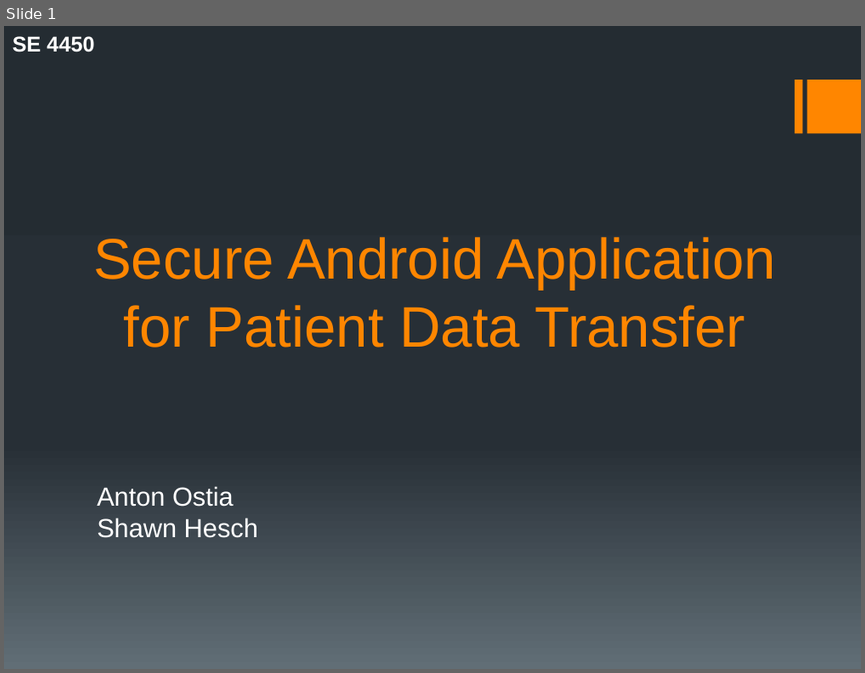
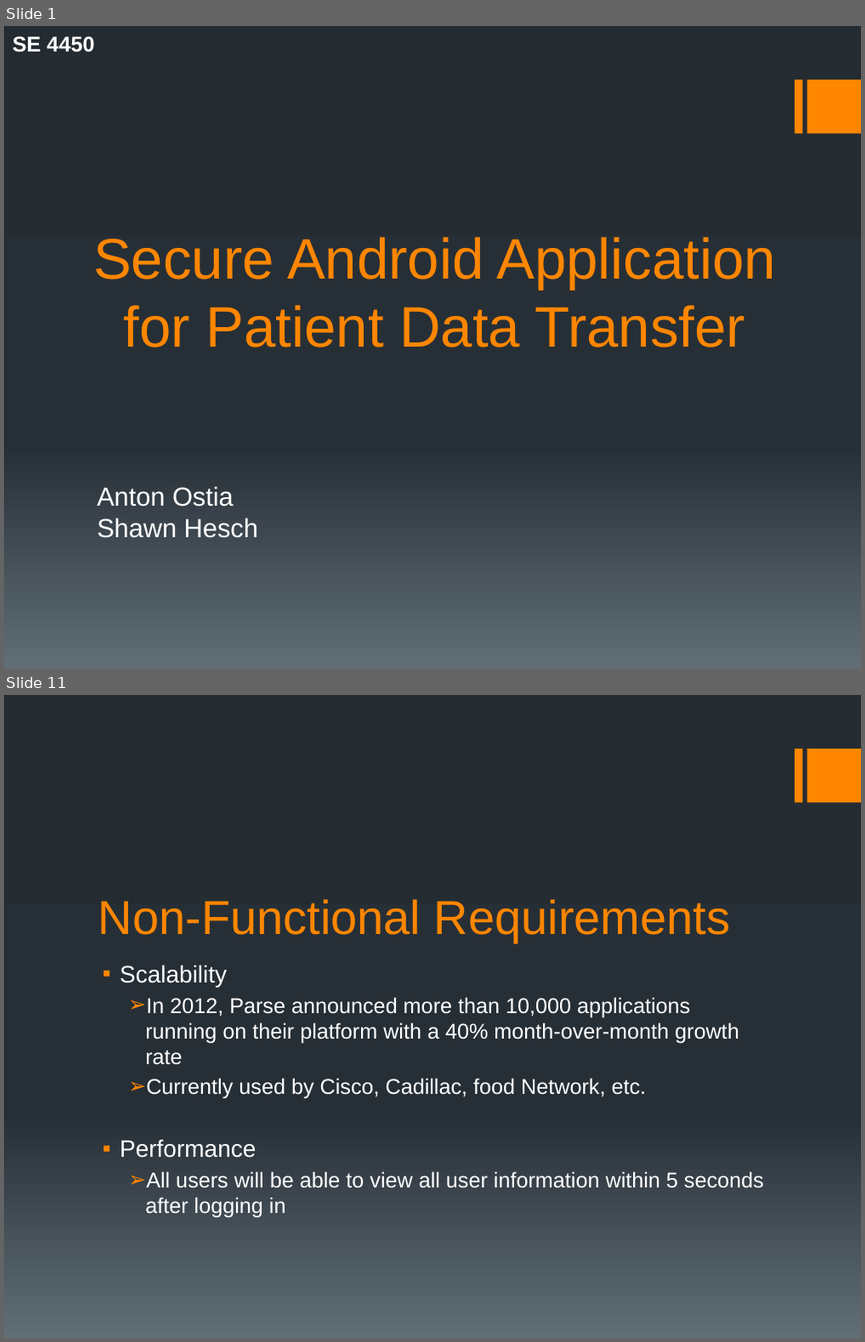
Before and after one commit to ShawnHesch/SAAPI, a slide deck: SAAPI_Walkthrough.pptx. Shown one above the other, each under a label of ours: slide 1 before the commit, slides 1 and 11 after it; the slides between them are not shown. The pictures are 865x673 and 865x1342 pixels, drawn with LibreOffice and Linux fonts; fonts in the diff are those of the drawing. Boxes give left, top, right and bottom in pixels: in the first picture for what was removed or moved away, otherwise in the second. Text is boxed around its words. In the diff, an @@ line names an element or a change of style, - is before the commit and + after.

```diff
--- a/SAAPI_Walkthrough.pptx
+++ b/SAAPI_Walkthrough.pptx
@@ slide 11 added at (4,695,861,1338), background gradient #242C33 to #273037 to #636D76; not listed: 2 template elements that a slide beside it also shows @@
@@ title added at (98,899,730,942), 40 pt, text #FF8600 @@
+Non-Functional Requirements
@@ text added at (120,964,764,1217), 18 pt, text #FFFFFF @@
+▪ Scalability
+  ➢ In 2012, Parse announced more than 10,000 applications running on their platform with a 40% month-over-month growth rate
+  ➢ Currently used by Cisco, Cadillac, food Network, etc.
+▪ Performance
+  ➢ All users will be able to view all user information within 5 seconds after logging in
```
Also in this commit, not shown: 11 other slides added, 2 slides removed, 4 other files.
